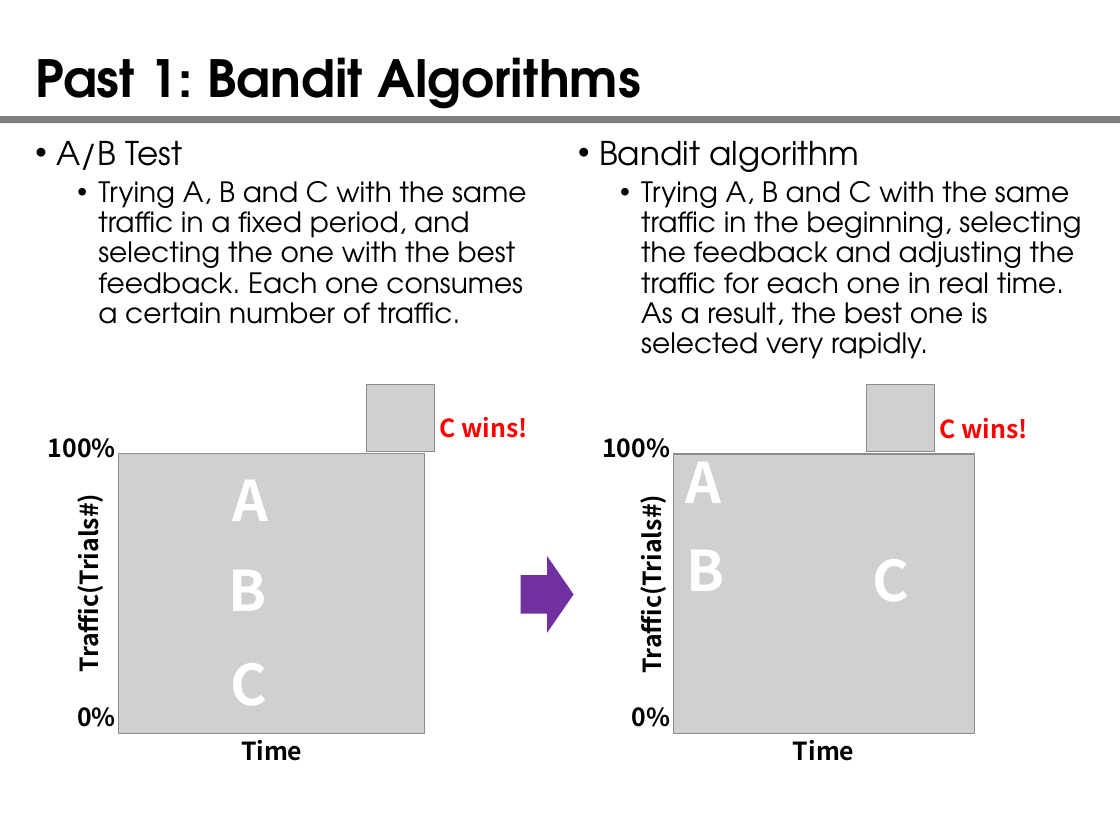
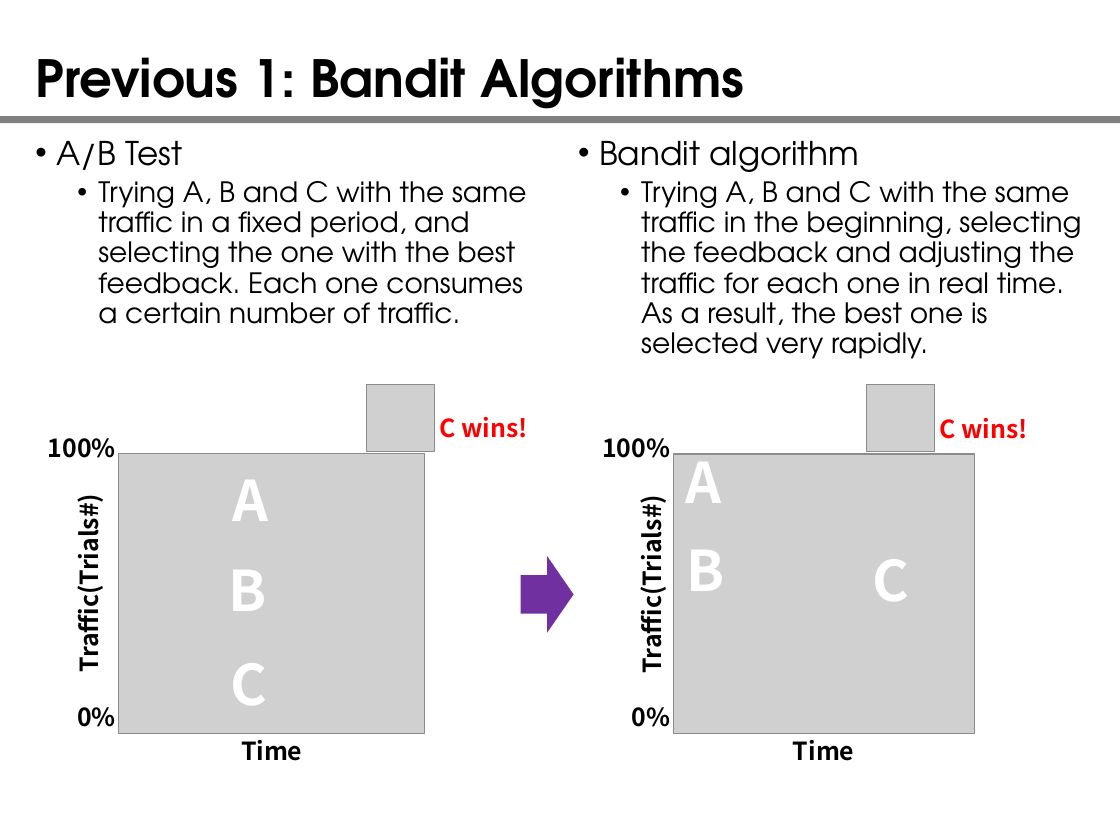
Before and after one commit to yangbin64/document, a slide deck: slide 3 of introduction.pptx (slide 2 before the commit). Drawn at 1120x840 pixels with LibreOffice and Linux fonts; fonts in the diff are those of the drawing; grey boxes stand for pictures. Boxes give left, top, right and bottom in pixels: in the first picture for what was removed or moved away, otherwise in the second. Text is boxed around its words. In the diff, an @@ line names an element or a change of style, - is before the commit and + after.

```diff
--- a/introduction.pptx
+++ b/introduction.pptx
@@ title at bbox=[35, 57, 744, 118]: text changed @@
-Past 1: Bandit Algorithms
+Previous 1: Bandit Algorithms
```
Also in this commit, not shown: 4 other slides changed, 2 slides added, 1 slide removed.
